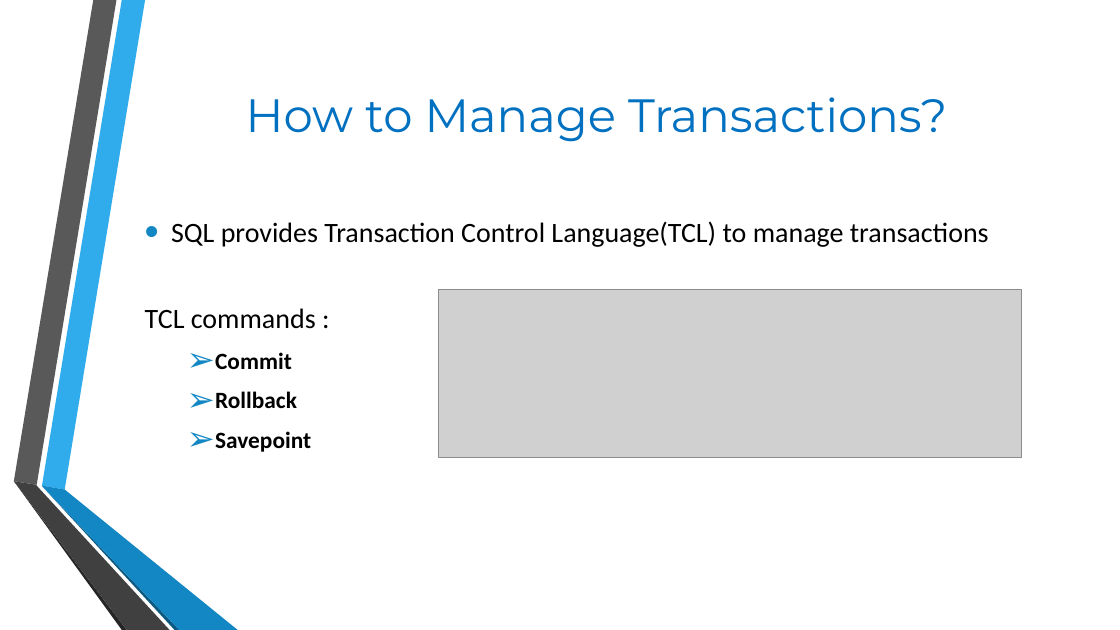
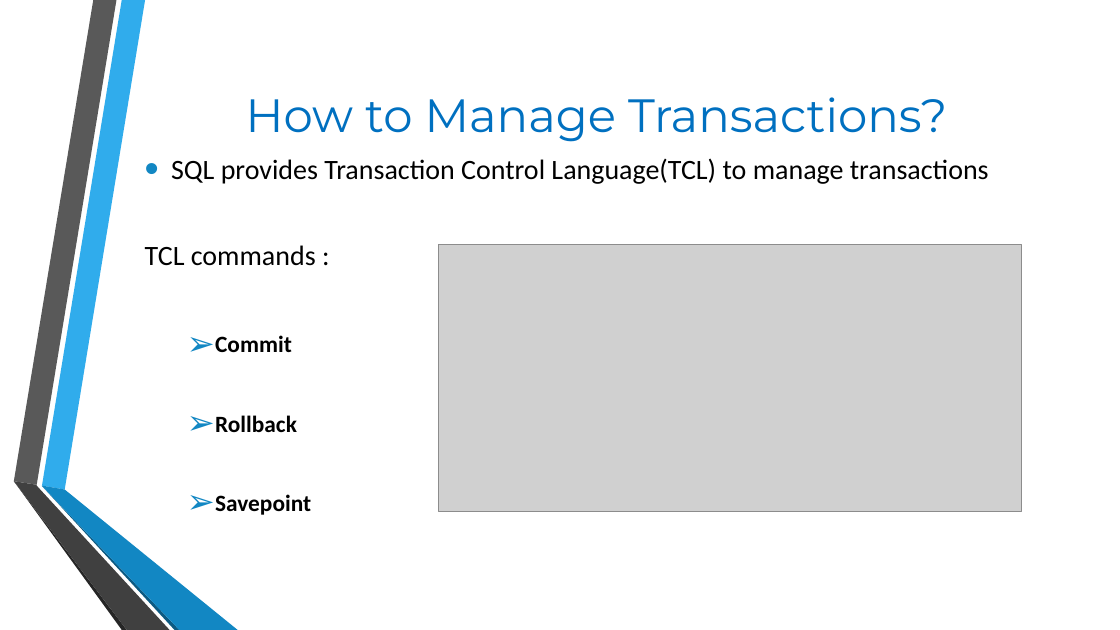
Before and after one commit to SohamPurohit/Team, a slide deck: slide 4 of Shubham.pptx. Drawn at 1120x630 pixels with LibreOffice and Linux fonts; fonts in the diff are those of the drawing; grey boxes stand for pictures; background and template pictures are left out. Boxes give left, top, right and bottom in pixels: in the first picture for what was removed or moved away, otherwise in the second. Text is boxed around its words. In the diff, an @@ line names an element or a change of style, - is before the commit and + after.

```diff
--- a/Shubham.pptx
+++ b/Shubham.pptx
@@ text "SQL provides Transaction Control Language(TCL) ..." rewrapped from [145, 221, 989, 452] to [145, 158, 989, 515] @@
@@ picture: place and size @@
-picture at [439, 290, 1021, 458]
+picture at [439, 245, 1021, 511]
```
Also in this commit, not shown: 2 other slides changed.
